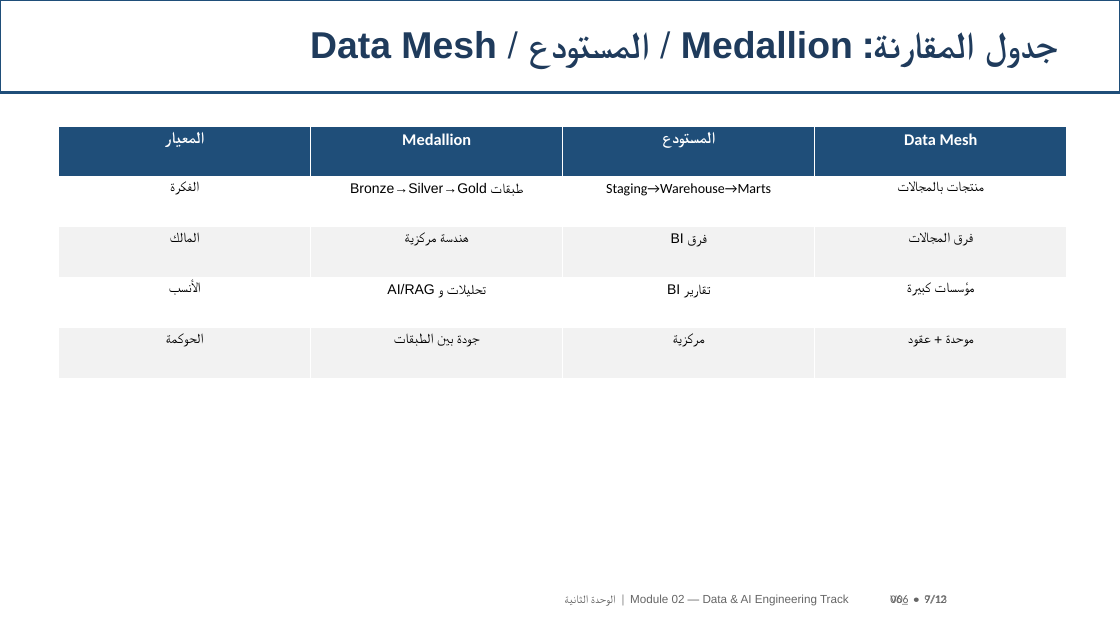
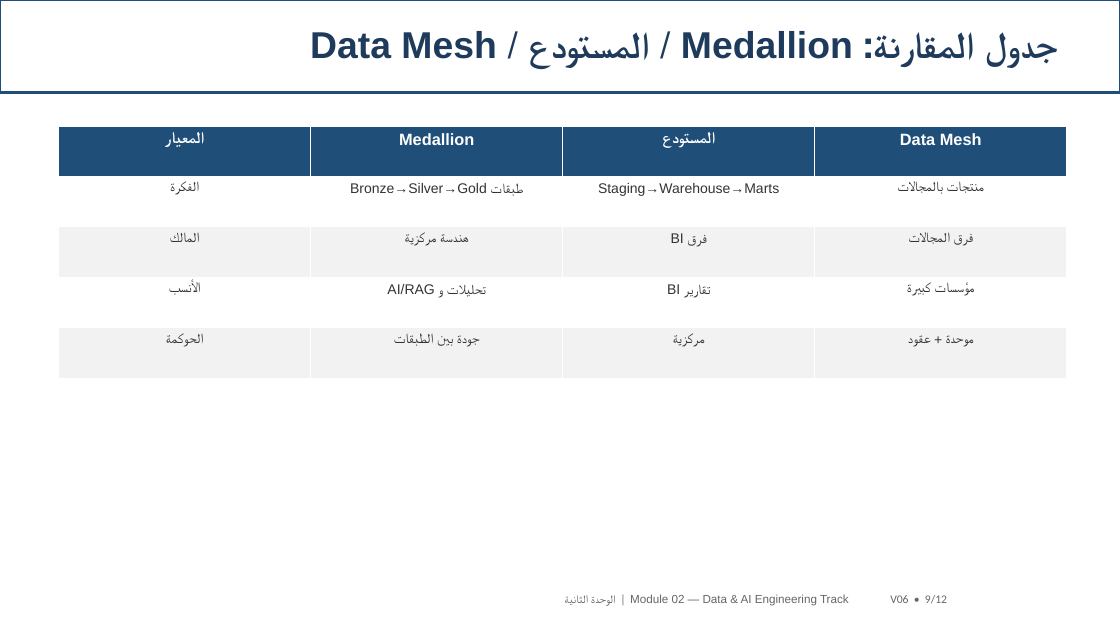
Before and after one commit to SAMeh-ZAGhloul/AI-Course, a slide deck: slide 9 of output/Module02_V06_Updated.pptx. Drawn at 1120x630 pixels with LibreOffice and Linux fonts; fonts in the diff are those of the drawing. Boxes give left, top, right and bottom in pixels: in the first picture for what was removed or moved away, otherwise in the second. Text is boxed around its words. In the diff, an @@ line names an element or a change of style, - is before the commit and + after.

```diff
--- a/output/Module02_V06_Updated.pptx
+++ b/output/Module02_V06_Updated.pptx
@@ table at [59,126,1067,378] @@
@@ font Calibri to Arial in "Medallion", "Data Mesh", "Staging→Warehouse→Marts" @@
@@ text colour #000000 to #333333 in "الفكرة", "طبقات Bronze→Silver→Gold", "Staging→Warehouse→Marts", "منتجات بالمجالات" and 12 more places @@
@@ text at [890,595,947,603]: text changed @@
-06_ • 9/12
+V06 • 9/12
@@ text removed at [890,595,947,605] @@
-V06 • 7/13
```
Also in this commit, not shown: 11 other slides changed, 10 other files.
